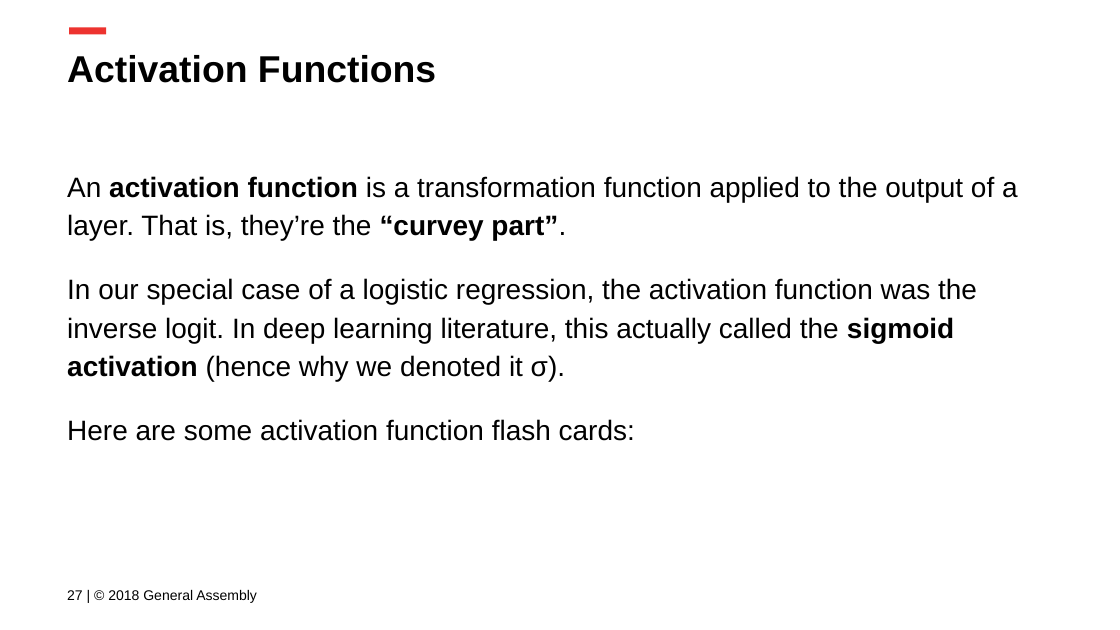
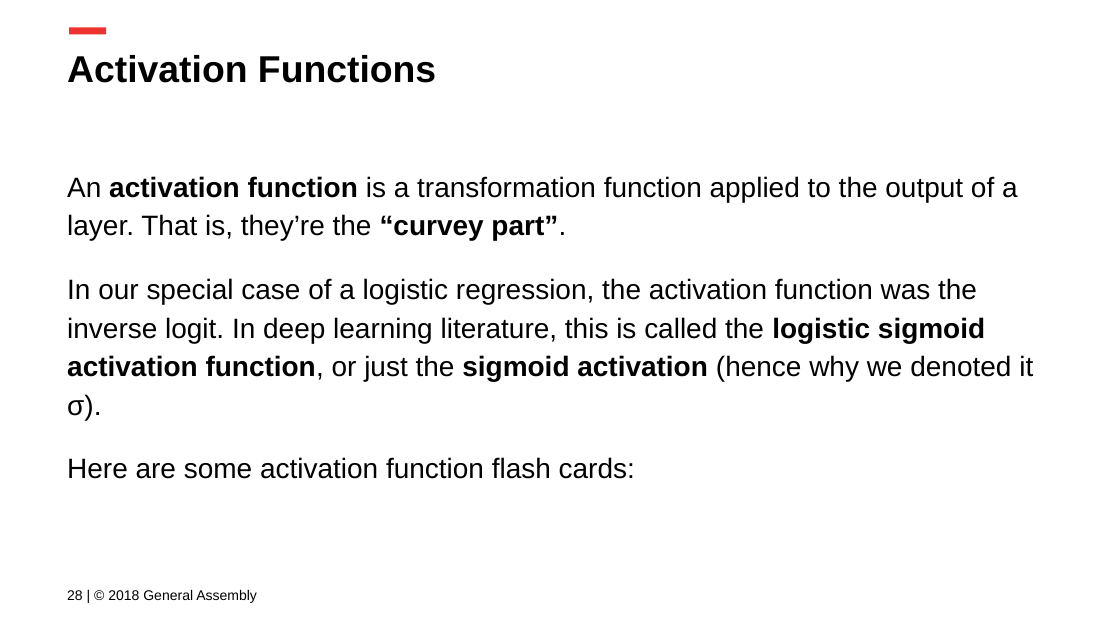
Before and after one commit to ga-curriculum/lesson-intro-nn, a slide deck: slide 28 of Intro to NNs.pptx (slide 27 before the commit). Drawn at 1120x630 pixels with LibreOffice and Linux fonts; fonts in the diff are those of the drawing; background and template pictures are left out. Boxes give left, top, right and bottom in pixels: in the first picture for what was removed or moved away, otherwise in the second. Text is boxed around its words. In the diff, an @@ line names an element or a change of style, - is before the commit and + after.

```diff
--- a/Intro to NNs.pptx
+++ b/Intro to NNs.pptx
@@ text at bbox=[67, 278, 1033, 420]: text changed @@
-In our special case of a logistic regression, the activation function was the inverse logit. In deep learning literature, this actually called the sigmoid activation (hence why we denoted it σ).
+In our special case of a logistic regression, the activation function was the inverse logit. In deep learning literature, this is called the logistic sigmoid activation function, or just the sigmoid activation (hence why we denoted it σ).
@@ text at bbox=[67, 457, 635, 479]: less space between paragraphs @@
@@ text at bbox=[67, 590, 257, 603]: text changed @@
-27 | © 2018 General Assembly
+28 | © 2018 General Assembly
```
Also in this commit, not shown: 7 other slides changed, 1 slide added, 2 other files.
